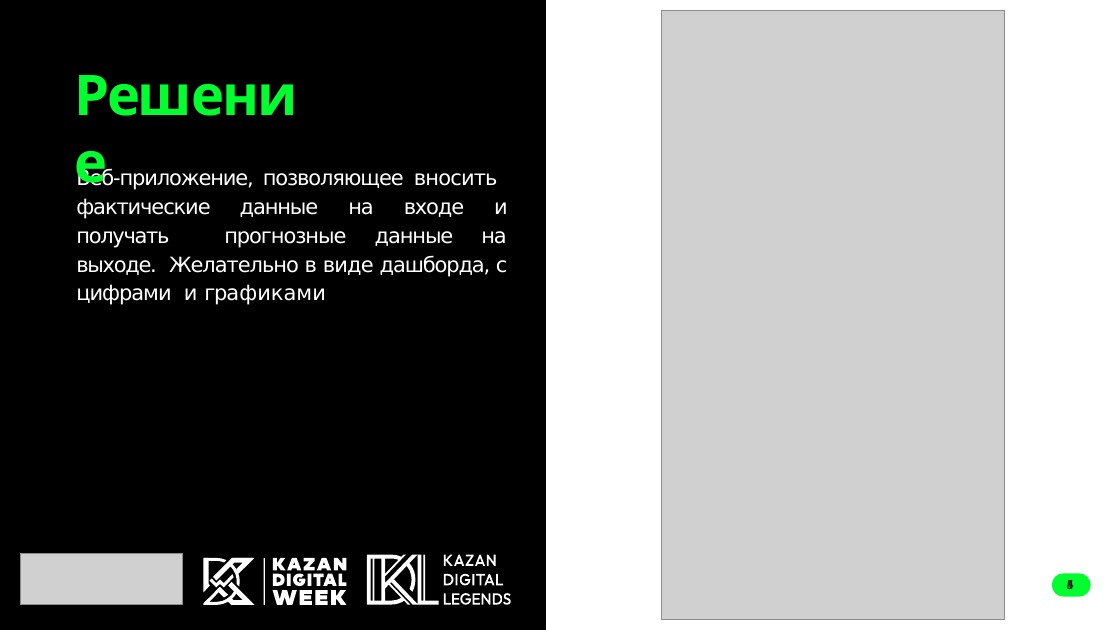
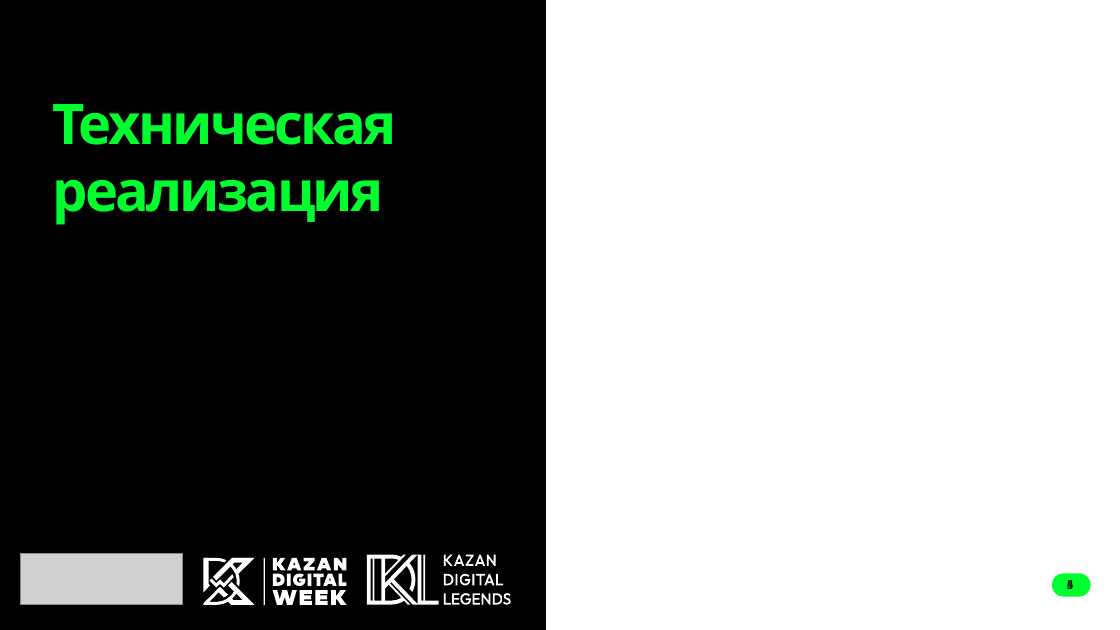
Before and after one commit to simeonkolchin/techstorm_hack_22_08_2024, a slide deck: slide 4 of bazuka_arms.pptx. Drawn at 1120x630 pixels with LibreOffice and Linux fonts; fonts in the diff are those of the drawing; grey boxes stand for pictures. Boxes give left, top, right and bottom in pixels: in the first picture for what was removed or moved away, otherwise in the second. Text is boxed around its words. In the diff, an @@ line names an element or a change of style, - is before the commit and + after.

```diff
--- a/bazuka_arms.pptx
+++ b/bazuka_arms.pptx
@@ picture removed at (662, 11, 1005, 619) @@
@@ title removed at (74, 58, 320, 128) @@
-Решение
@@ title added at (52, 104, 397, 225), 48 pt, text #01FF2F, bold @@
+Техническая реализация
@@ text removed at (76, 168, 508, 305) @@
-Веб-приложение, позволяющее вносить фактические данные на входе и получать прогнозные данные на выходе. Желательно в виде дашборда, с цифрами и графиками
```
Also in this commit, not shown: 2 other slides changed, 5 other files.
